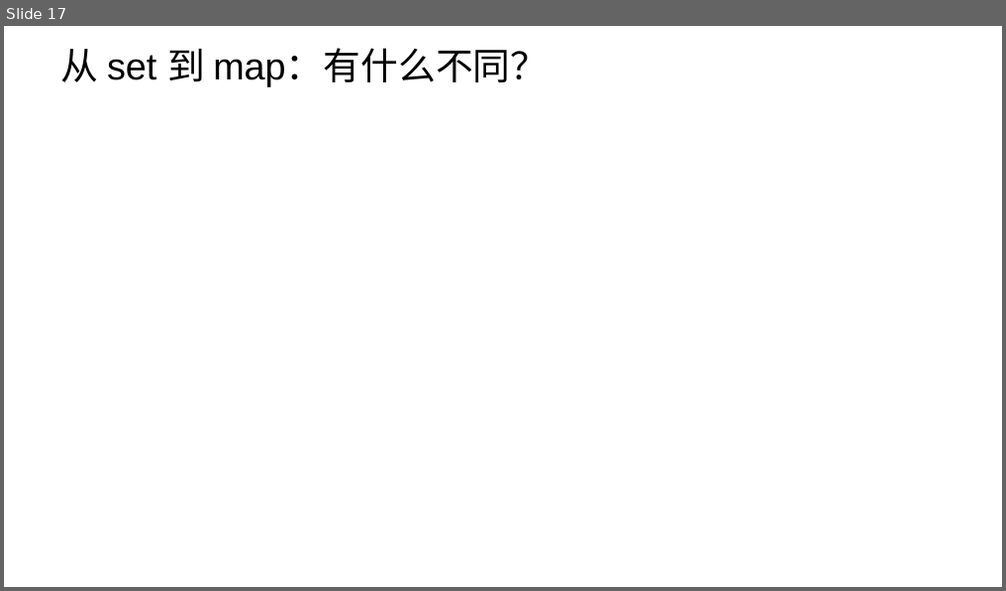
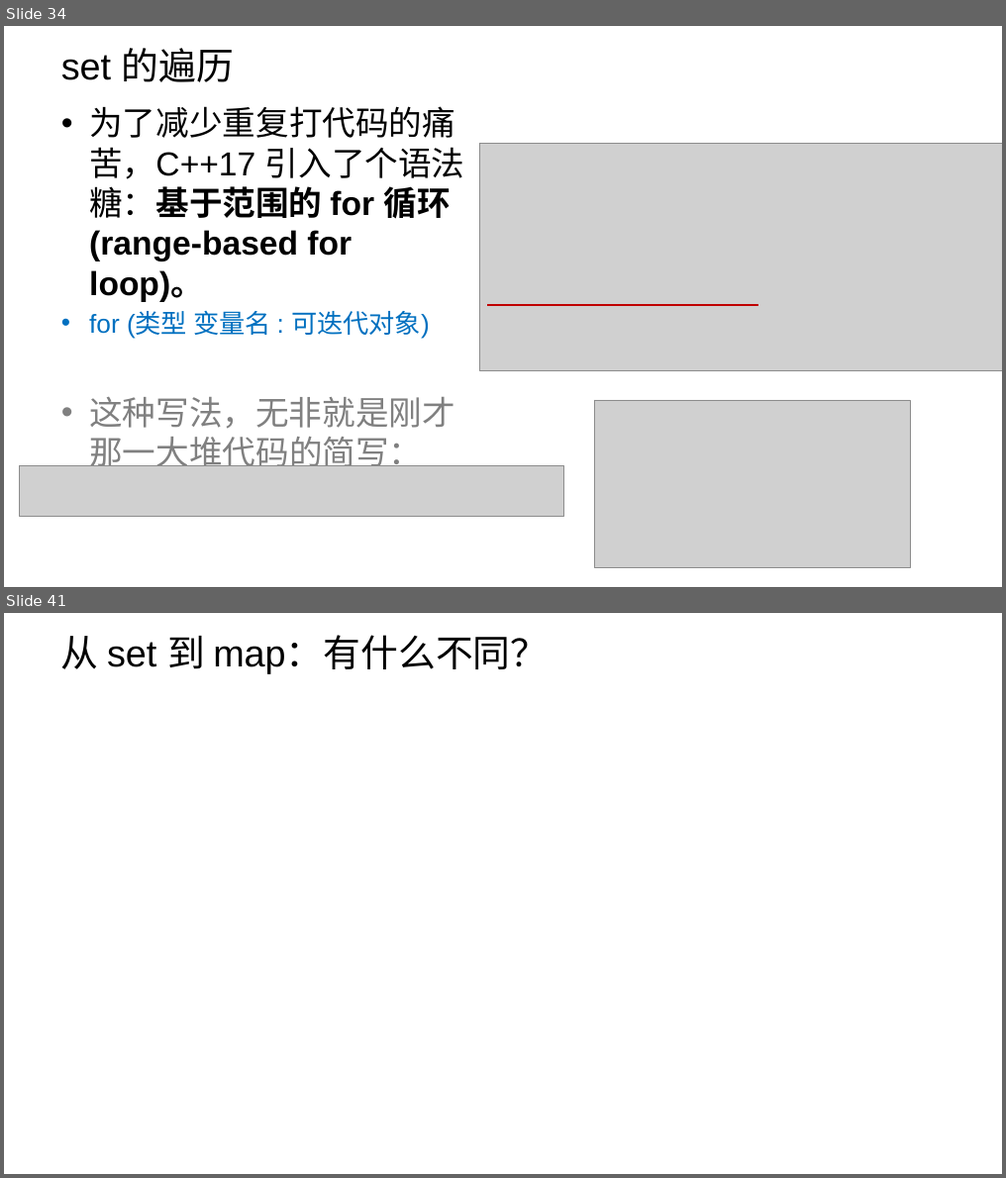
Before and after one commit to parallel101/course, a slide deck: 14/slides.pptx. Shown one above the other, each under a label of ours: slide 17 before the commit, slides 34 and 41 after it; the slides between them are not shown. The pictures are 1006x591 and 1006x1178 pixels, drawn with LibreOffice and Linux fonts; fonts in the diff are those of the drawing; grey boxes stand for pictures; background and template pictures are left out. Boxes give left, top, right and bottom in pixels: in the first picture for what was removed or moved away, otherwise in the second. Text is boxed around its words. In the diff, an @@ line names an element or a change of style, - is before the commit and + after.

```diff
--- a/14/slides.pptx
+++ b/14/slides.pptx
@@ slide 34 added at box(4, 26, 1002, 587), background picture (left out) @@
@@ title added at box(61, 48, 234, 82), 36 pt, text #000000 @@
+set 的遍历
@@ text added at box(89, 106, 465, 473), 32 pt, text #000000 @@
+• 为了减少重复打代码的痛苦，C++17 引入了个语法糖：基于范围的 for 循环(range-based for loop)。
+• for (类型 变量名 : 可迭代对象)
+• 这种写法，无非就是刚才那一大堆代码的简写：
@@ picture added at box(480, 144, 1002, 372) @@
@@ line added from (487, 305) to (758, 305), #C00000 1.5 pt @@
@@ picture added at box(594, 400, 910, 568) @@
@@ picture added at box(19, 467, 564, 516) @@
@@ what was slide 17 is now slide 41 @@
```
Also in this commit, not shown: 2 slides changed, 21 other slides added, 12 other files.
